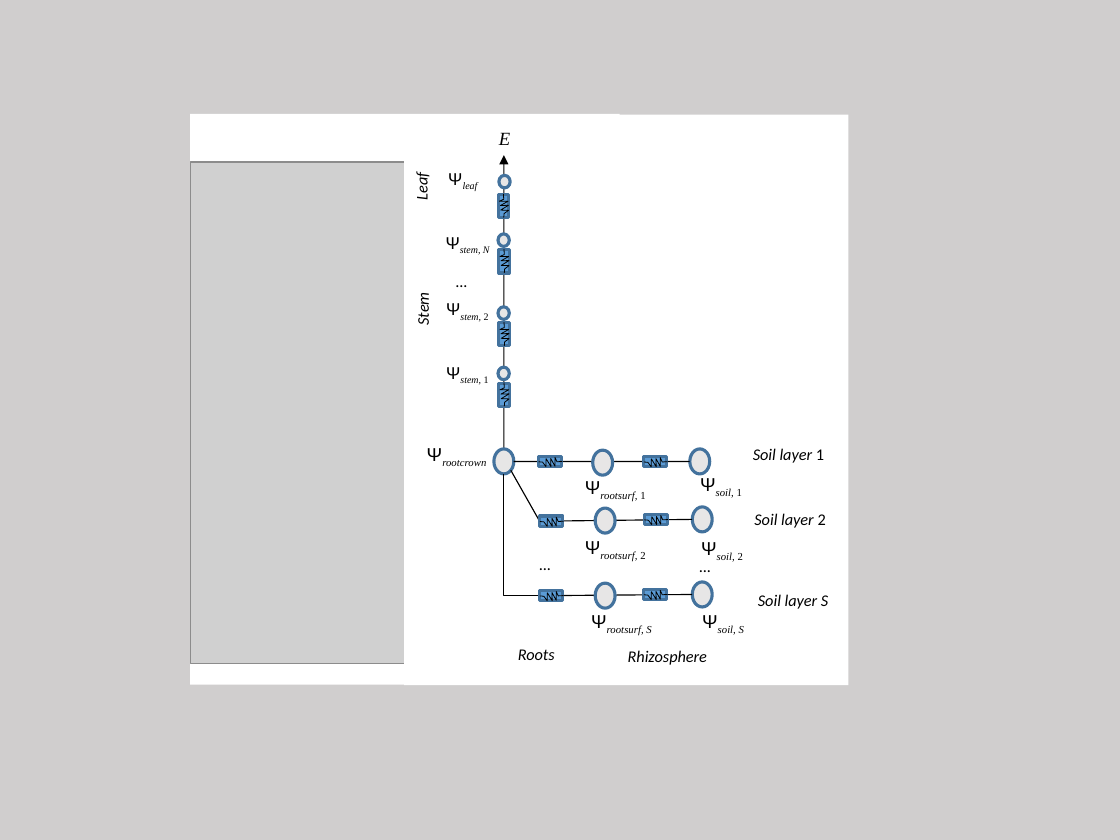
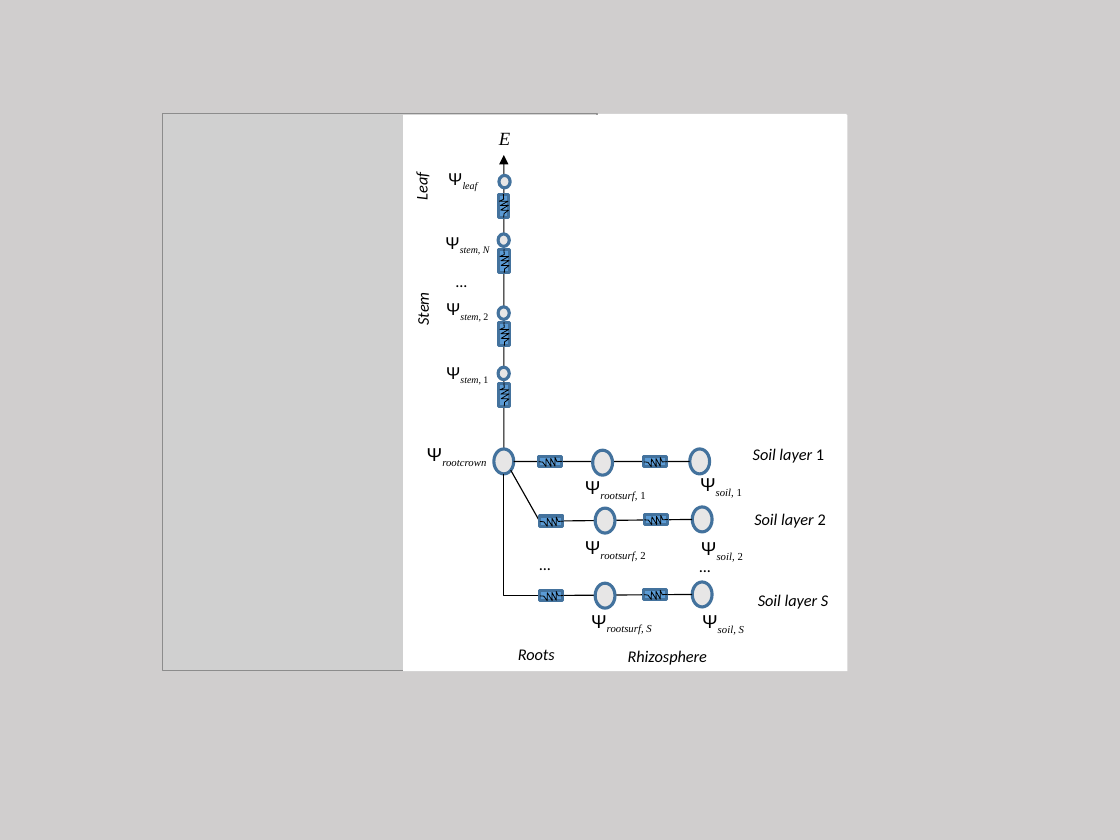
Before and after one commit to emf-creaf/medfatebook, a slide deck: slide 2 of Hydraulics.pptx. Drawn at 1120x840 pixels with LibreOffice and Linux fonts; fonts in the diff are those of the drawing; grey boxes stand for pictures. Boxes give left, top, right and bottom in pixels: in the first picture for what was removed or moved away, otherwise in the second. Text is boxed around its words. In the diff, an @@ line names an element or a change of style, - is before the commit and + after.

```diff
--- a/Hydraulics.pptx
+++ b/Hydraulics.pptx
@@ picture resized from (x1=190, y1=162, x2=552, y2=664) to (x1=162, y1=114, x2=597, y2=671) @@
@@ rectangle resized from (x1=190, y1=114, x2=620, y2=685) to (x1=162, y1=114, x2=847, y2=671) @@
@@ rectangle resized from (x1=404, y1=114, x2=849, y2=685) to (x1=403, y1=115, x2=848, y2=672) @@
@@ outline #000000 0.74 pt to #000000 0.75 pt in 4 elements at (x1=514, y1=461, x2=690, y2=461), (x1=552, y1=520, x2=692, y2=521), (x1=552, y1=595, x2=692, y2=596), (x1=504, y1=156, x2=504, y2=475) @@
```
Also in this commit, not shown: 6 other slides changed, 4 other files.
